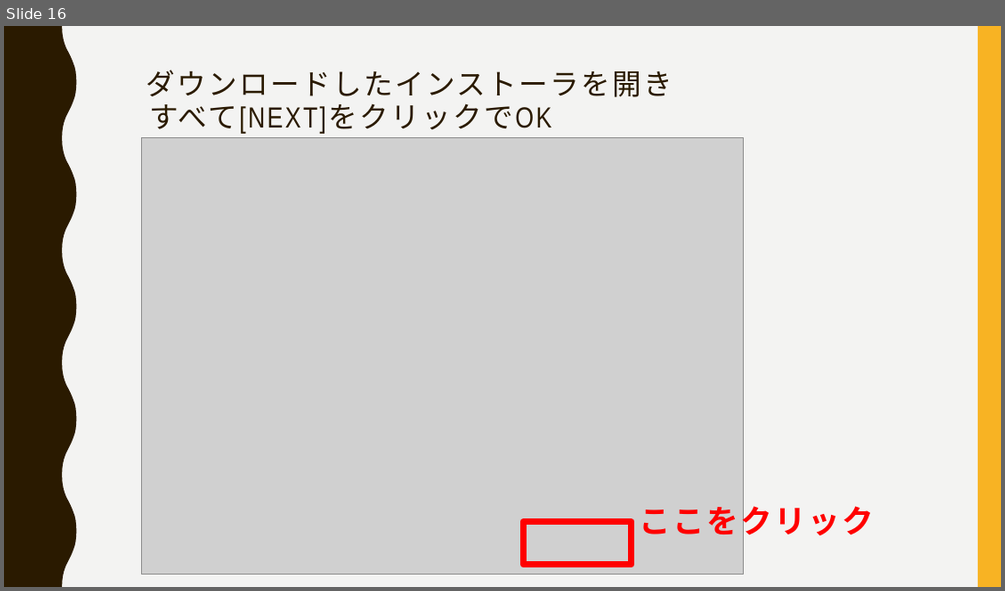
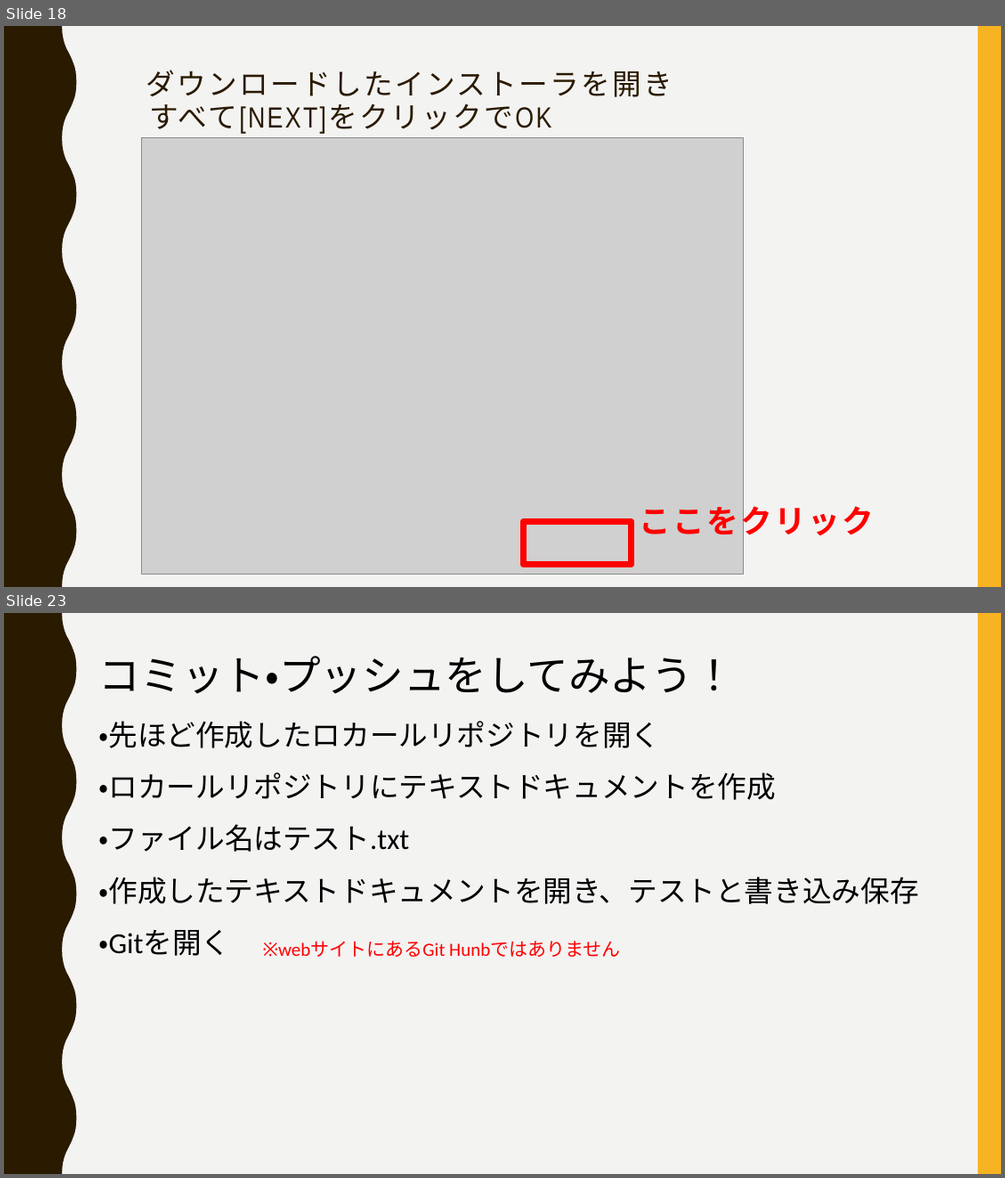
Before and after one commit to FIY24554/git_test, a slide deck: gitについて_加藤.pptx. Shown one above the other, each under a label of ours: slide 16 before the commit, slides 18 and 23 after it; the slides between them are not shown. The pictures are 1005x591 and 1005x1178 pixels, drawn with LibreOffice and Linux fonts; fonts in the diff are those of the drawing; grey boxes stand for pictures. Boxes give left, top, right and bottom in pixels: in the first picture for what was removed or moved away, otherwise in the second. Text is boxed around its words. In the diff, an @@ line names an element or a change of style, - is before the commit and + after.

```diff
--- a/gitについて_加藤.pptx
+++ b/gitについて_加藤.pptx
@@ slide 23 added at (4,613,1001,1174), background #F3F3F2; not listed: 2 template elements that a slide beside it also shows @@
@@ text added at (99,656,735,694), 40 pt, text #000000 @@
+コミット・プッシュをしてみよう！
@@ text added at (98,721,660,748), 28 pt, text #000000 @@
+・先ほど作成したロカールリポジトリを開く
@@ text added at (98,772,775,800), 28 pt, text #000000 @@
+・ロカールリポジトリにテキストドキュメントを作成
@@ text added at (98,824,409,852), 28 pt, text #000000 @@
+・ファイル名はテスト.txt
@@ text added at (98,876,918,904), 28 pt, text #000000 @@
+・作成したテキストドキュメントを開き、テストと書き込み保存
@@ text added at (98,930,230,956), 28 pt, text #000000 @@
+・Gitを開く
@@ text added at (449,941,621,957), 18 pt, text #FF0000 @@
+※webサイトにあるGit Hunbではありません
@@ what was slide 16 is now slide 18 @@
```
Also in this commit, not shown: 1 slide changed, 14 other slides added.
